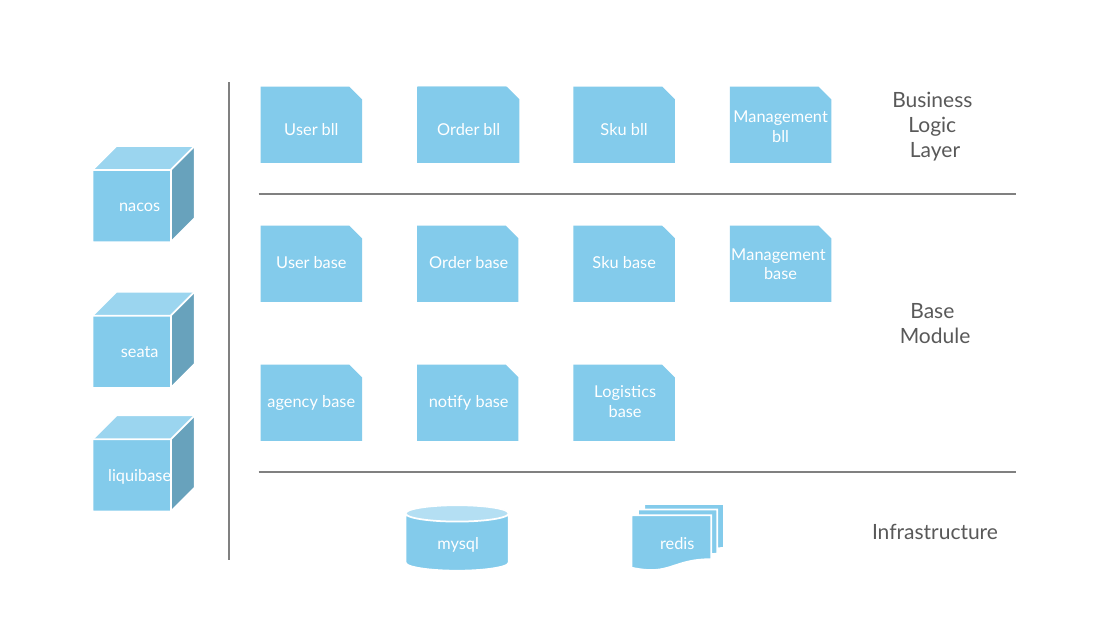
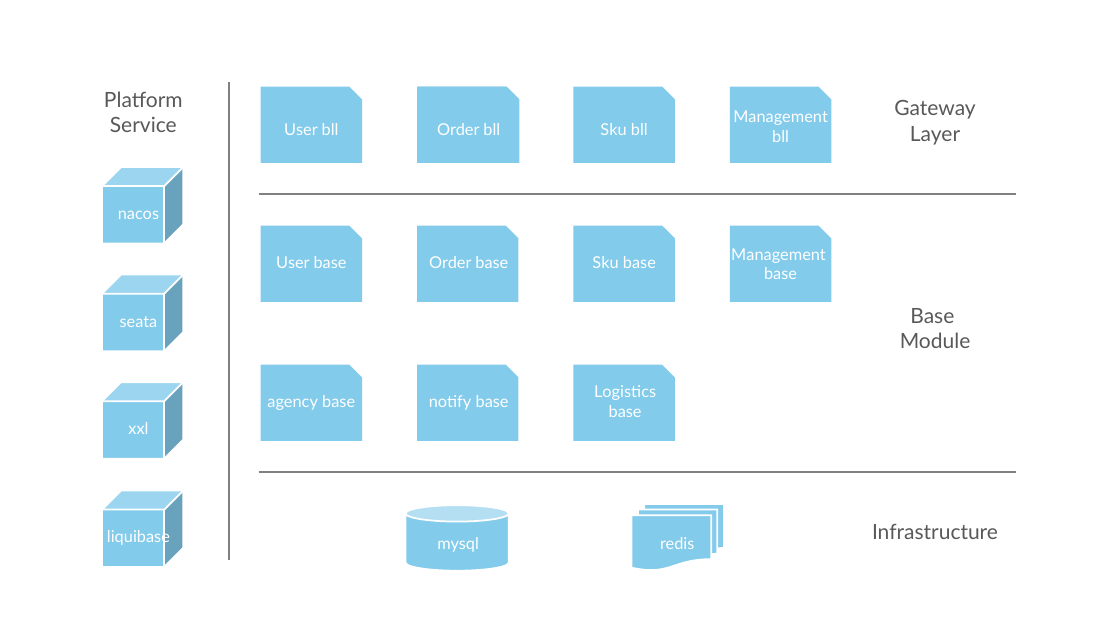
Before and after one commit to my-easy-shop-2026/.github, a slide deck: slide 2 of profile/intro.pptx. Drawn at 1120x630 pixels with LibreOffice and Linux fonts; fonts in the diff are those of the drawing. Boxes give left, top, right and bottom in pixels: in the first picture for what was removed or moved away, otherwise in the second. Text is boxed around its words. In the diff, an @@ line names an element or a change of style, - is before the commit and + after.

```diff
--- a/profile/intro.pptx
+++ b/profile/intro.pptx
@@ text added at bbox=[104, 91, 183, 132], 18 pt, text #595959 @@
+Platform
+Service
@@ text "Gateway": place and size @@
-text "Gateway" at bbox=[892, 92, 972, 161]
+text "Gateway" at bbox=[894, 100, 975, 145]
@@ text at bbox=[894, 100, 975, 119]: text changed @@
-Business
-Logic
+Gateway
@@ cube: place and size @@
-cube at bbox=[92, 146, 195, 243]
+cube at bbox=[102, 167, 183, 244]
@@ text "nacos": place and size @@
-text "nacos" at bbox=[119, 202, 160, 211]
+text "nacos" at bbox=[118, 210, 159, 219]
@@ cube: place and size @@
-cube at bbox=[92, 292, 195, 388]
+cube at bbox=[102, 275, 183, 351]
@@ text "Base": place and size @@
-text "Base" at bbox=[900, 303, 971, 343]
+text "Base" at bbox=[900, 308, 971, 348]
@@ text "seata": place and size @@
-text "seata" at bbox=[121, 346, 159, 357]
+text "seata" at bbox=[120, 316, 158, 327]
@@ cube: place and size @@
-cube at bbox=[92, 415, 195, 512]
+cube at bbox=[102, 382, 183, 459]
@@ text added at bbox=[128, 422, 148, 434], 14 pt, text #FFFFFF @@
+xxl
@@ cube added at bbox=[102, 491, 183, 567], fill #83CBEB, outline #FFFFFF 1.5 pt @@
@@ text "liquibase": place and size @@
-text "liquibase" at bbox=[108, 467, 171, 485]
+text "liquibase" at bbox=[107, 529, 170, 547]
```
Also in this commit, not shown: 3 other files.
